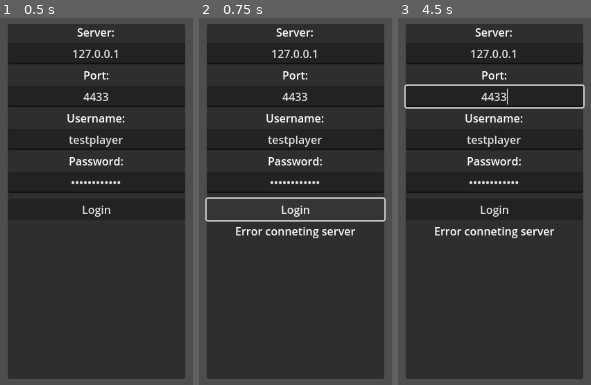
Above: before the commit, frames 1-3 (left to right).
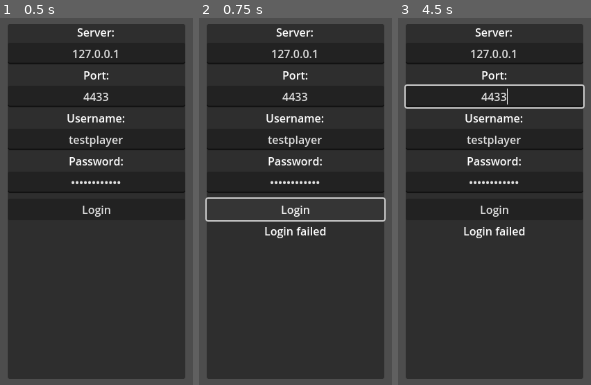
Above: after the commit, the same moments.

Repository: jonathaneeckhout/jdungeon-client
Game: Godot game, scene res://scenes/Multiplayer/Multiplayer.tscn
Two runs of this game, one before a commit and one after it. Both use one fixed random seed, a clock stepped at 60 frames per second and the inputs below.
Inputs (mouse positions are in pixels of both pictures, inside the frame that each line leads up to):
- Up to frame 1 (0.5 s): no input
- Up to frame 2 (0.75 s): click "Login" at 0.5 s
- Up to frame 3 (4.5 s): click "Login" at 1.25 s; click "Login" at 2 s; tap Enter (ui_accept) at 2.75, 3.02, 3.5, 3.77, 4.25 s; move the mouse to (outside the picture) at 2.77 s; press the mouse at (outside the picture) at 2.78 s; move the mouse to (outside the picture) at 3.52 s; release the mouse at (outside the picture) at 3.53 s; right-click (outside the picture) at 3.6 s; move the mouse to (573, 102) at 4.27 s; press the mouse at (573, 102) at 4.28 s

Frame 1 is identical in both runs. In frame 2, 0.9% of the frame differs, in the area x 19-81%, y 56-60%; in frame 3, 0.9%.

Commit message:
use sessions for authorization

Diff:
--- a/scenes/LoginPanel/LoginPanel.gd
+++ b/scenes/LoginPanel/LoginPanel.gd
@@ -16,22 +16,24 @@
 		$VBoxContainer/ErrorLabel.text = "Invalid username or password"
 		return false
 
-	if !AuthenticationConnection.connect_to_server(ip, port):
-		$VBoxContainer/ErrorLabel.text = "Error conneting server"
-		print("Failed to connect to server")
-		return false
-
-	await AuthenticationConnection.connected_to_server
-
-	AuthenticationConnection.authenticate(username, password)
-	AuthenticationConnection.username = username
-	var logged_in = await AuthenticationConnection.login
+	var logged_in = await AuthenticationConnection.authenticate(username, password)
 	if !logged_in:
 		$VBoxContainer/ErrorLabel.text = "Login failed"
 		print("Failed logging in to server")
 		return false
 
+	print("Successfully logged into server")
+
+	if !AuthenticationConnection.connect_to_server(ip, 3001):
+		$VBoxContainer/ErrorLabel.text = "Error conneting server"
+		print("Failed to connect to server")
+		return false
+
 	$"../".hide()
+
+	await AuthenticationConnection.connected_to_server
+
+	AuthenticationConnection.load_character()
 
 	return true
 
--- a/scripts/authenticationConnection.gd
+++ b/scripts/authenticationConnection.gd
@@ -5,9 +5,11 @@
 signal server_disconnected
 signal chat_message_received(type: String, from: String, message:String)
 
-const URL = "wss://localhost:4433"
+var auth_request = preload("res://scripts/requests/authRequest.gd")
 
-var cert = load("res://data/certs/X509_certificate.crt")
+
+const URL = "wss://localhost:3001"
+
 var cookie = ""
 var logged_in = false
 var socket = WebSocketPeer.new()
@@ -20,7 +22,8 @@
 
 
 func connect_to_server(ip, port):
-	var err = socket.connect_to_url("wss://%s:%d" % [ip, port], TLSOptions.client_unsafe(cert))
+	socket.handshake_headers = ["cookie: %s" % cookie]
+	var err = socket.connect_to_url("wss://%s:%d" % [ip, port], TLSOptions.client_unsafe())
 	if err != OK:
 		print("Unable to connect")
 		set_process(false)
@@ -74,8 +77,6 @@
 	var data = res["data"]
 
 	match res["type"]:
-		"auth-response":
-			_on_authenticate_response(data["auth"], data["cookie"])
 		"load-character-response":
 			_on_load_character_response(data["level"], data["address"], data["port"])
 		"chat-message":
@@ -83,20 +84,20 @@
 
 
 func authenticate(player_username: String, password: String):
-	username = player_username
-	socket.send_text(
-		JSON.stringify(
-			{"type": "auth", "args": {"username": player_username, "password": str(password).sha256_text()}}
-		)
-	)
+	var new_req = auth_request.new()
+	add_child(new_req)
+	var res = await new_req.authenticate(player_username, str(password).sha256_text())
+	new_req.queue_free()
+	if res["response"]:
+		logged_in = true
+		username = player_username
+		cookie = res["cookie"]
+
+	login.emit(res["response"])
+	return res["response"]
 
 
-func _on_authenticate_response(succeeded: bool, login_cookie: String):
-	print("Login %s, cookie=%s" % [succeeded, login_cookie])
-	logged_in = succeeded
-	cookie = login_cookie
-	login.emit(succeeded)
-
+func load_character():
 	#TODO: open up character selection window, for now load the character with the player's name
 	socket.send_text(
 		JSON.stringify({"type": "load-character", "args": {"username": username, "character": username}})
--- a/scripts/levelsConnection.gd
+++ b/scripts/levelsConnection.gd
@@ -29,7 +29,7 @@
 	#TODO: Use this function instead of debug function
 	# var client_tls_options = TLSOptions.client(cert)
 	#TODO: Remove next line
-	var client_tls_options = TLSOptions.client_unsafe(cert)
+	var client_tls_options = TLSOptions.client_unsafe()
 	error = client.host.dtls_client_setup(ip, client_tls_options)
 	if error != OK:
 		print("Failed to connect via DTLS")
--- /dev/null
+++ b/scripts/requests/authRequest.gd
@@ -0,0 +1,66 @@
+extends Node
+
+const HEADERS = ["Content-Type: application/json"]
+const AUTHENTICATION_SERVER = "https://localhost:3001/login"
+
+@onready var http_request = HTTPRequest.new()
+
+signal auth_response(response)
+
+
+# Called when the node enters the scene tree for the first time.
+func _ready():
+	#TODO: Use this function instead of debug function
+	# var client_tls_options = TLSOptions.client()
+	#TODO: Remove next line
+	var client_tls_options = TLSOptions.client_unsafe()
+
+	http_request.set_tls_options(client_tls_options)
+
+	add_child(http_request)
+	http_request.request_completed.connect(_http_request_completed)
+
+
+func authenticate(username: String, password: String):
+	var body = JSON.stringify({"username": username, "password": password})
+
+	var error = http_request.request(AUTHENTICATION_SERVER, HEADERS, HTTPClient.METHOD_POST, body)
+	if error != OK:
+		print("An error occurred in the HTTP request.")
+		return false
+	else:
+		var response = await auth_response
+
+		return response
+
+
+# Called when the HTTP request is completed.
+func _http_request_completed(result, response_code, headers, body):
+	if result != HTTPRequest.RESULT_SUCCESS:
+		auth_response.emit({"response": false, "cookie": ""})
+		return
+
+	if response_code != 200:
+		print("Error in response")
+		auth_response.emit({"response": false, "cookie": ""})
+		return
+
+	var json = JSON.new()
+	json.parse(body.get_string_from_utf8())
+	var response = json.get_data()
+
+	if !response.has("error") or response["error"] or !response.has("data"):
+		auth_response.emit({"response": false, "cookie": ""})
+		return
+
+	var regex = RegEx.new()
+	var pattern = "(connect.sid=[^;]+)"
+	regex.compile(pattern)
+
+	for val in headers:
+		var res = regex.search(val)
+		if res:
+			auth_response.emit({"response":response["data"]["auth"], "cookie":res.get_string(1)})
+			return
+
+	auth_response.emit({"response": false, "cookie": ""})
